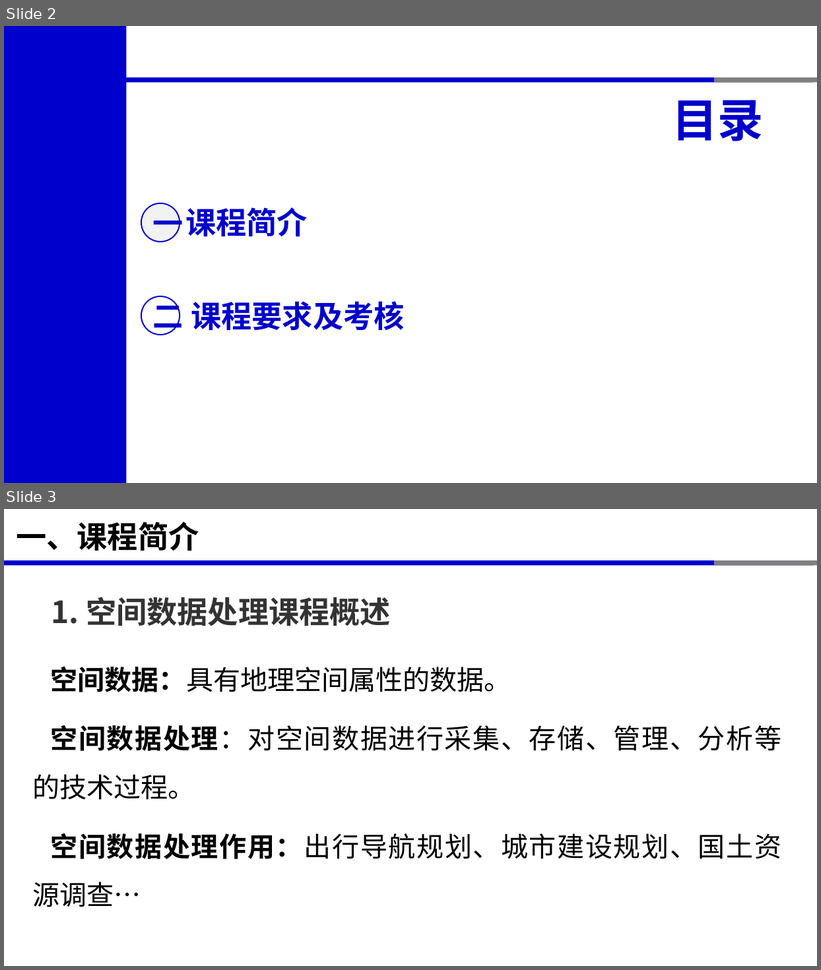
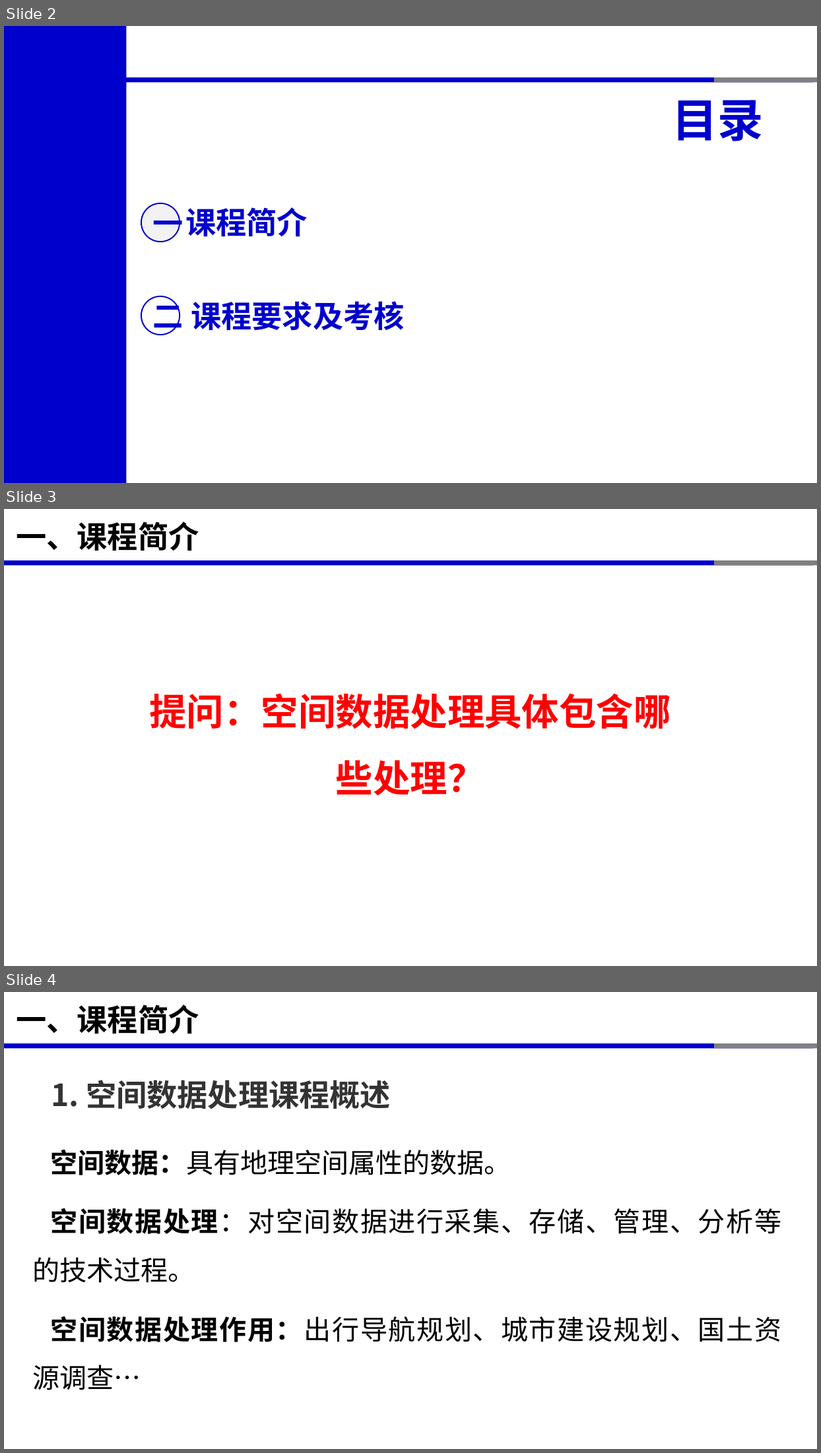
Before and after one commit to xinluo2018/spatial-data-processing, a slide deck: 第1章-空间数据简介/第1节-空间数据基本概念-2学时.pptx. Shown one above the other, each under a label of ours: slides 2 and 3 before the commit, slides 2, 3 and 4 after it. The pictures are 821x970 and 821x1453 pixels, drawn with LibreOffice and Linux fonts; fonts in the diff are those of the drawing. Boxes give left, top, right and bottom in pixels: in the first picture for what was removed or moved away, otherwise in the second. Text is boxed around its words. In the diff, an @@ line names an element or a change of style, - is before the commit and + after.

```diff
--- a/第1章-空间数据简介/第1节-空间数据基本概念-2学时.pptx
+++ b/第1章-空间数据简介/第1节-空间数据基本概念-2学时.pptx
@@ slide 3 added at (4, 509, 817, 966), background #FFFFFF; not listed: 3 template elements that a slide beside it also shows @@
@@ title added at (16, 522, 199, 551), 36 pt, text #000000, bold @@
+一、课程简介
@@ text added at (149, 693, 671, 795), 44 pt, text #FF0000, bold @@
+提问：空间数据处理具体包含哪些处理？
@@ what was slide 3 is now slide 4 @@
```
Also in this commit, not shown: 3 slides changed, 10 other files.
